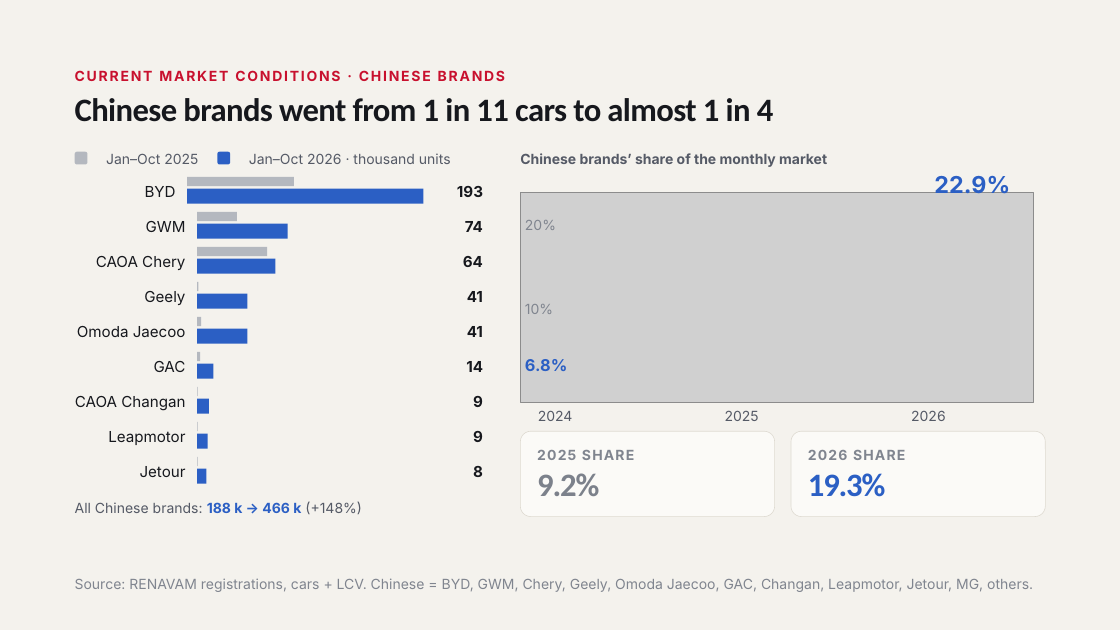
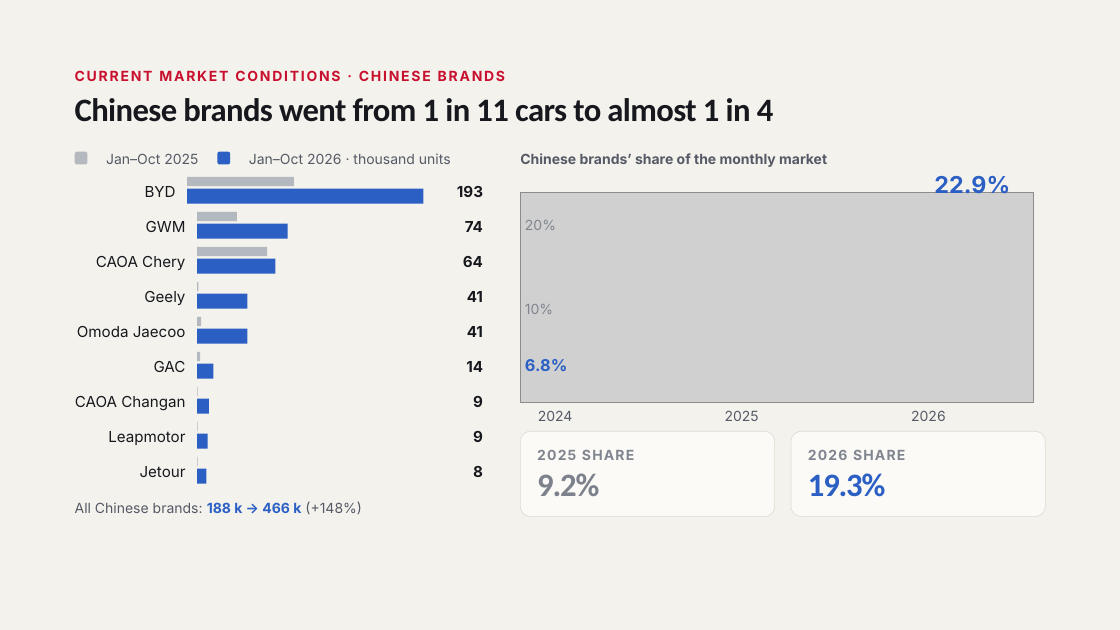
Before and after one commit to FLeone2/mercado-atlas, a slide deck: slide 8 of Mitsubishi_Brazil_Market_Network_Nov2026.pptx. Drawn at 1120x630 pixels with LibreOffice and Linux fonts; fonts in the diff are those of the drawing; grey boxes stand for pictures. Boxes give left, top, right and bottom in pixels: in the first picture for what was removed or moved away, otherwise in the second. Text is boxed around its words. In the diff, an @@ line names an element or a change of style, - is before the commit and + after.

```diff
--- a/Mitsubishi_Brazil_Market_Network_Nov2026.pptx
+++ b/Mitsubishi_Brazil_Market_Network_Nov2026.pptx
@@ text removed at bbox=[75, 578, 1033, 592] @@
-Source: RENAVAM registrations, cars + LCV. Chinese = BYD, GWM, Chery, Geely, Omoda Jaecoo, GAC, Changan, Leapmotor, Jetour, MG, others.
```
Also in this commit, not shown: 37 other slides changed, 3 slides added.
